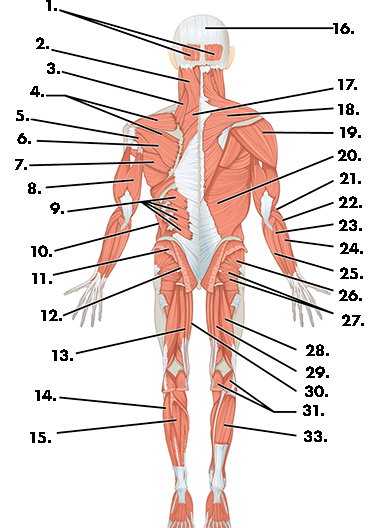
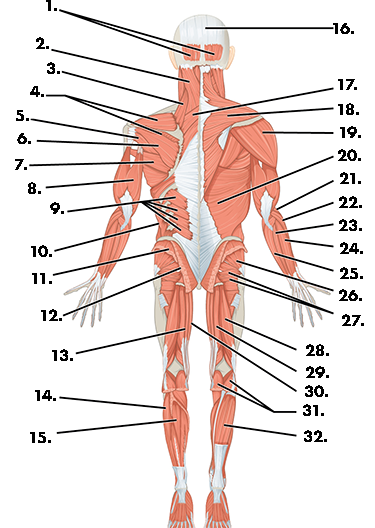
Two versions of the same layered image (375 x 528). Layer-by-layer changes:
renamed "33." to "32.", painted on it over [314, 434, 323, 442]
